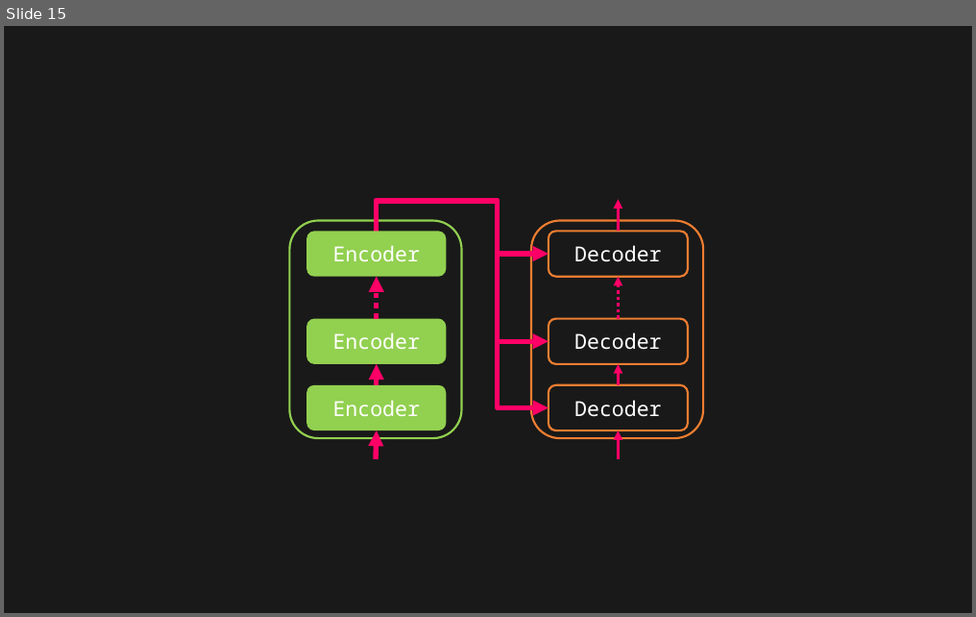
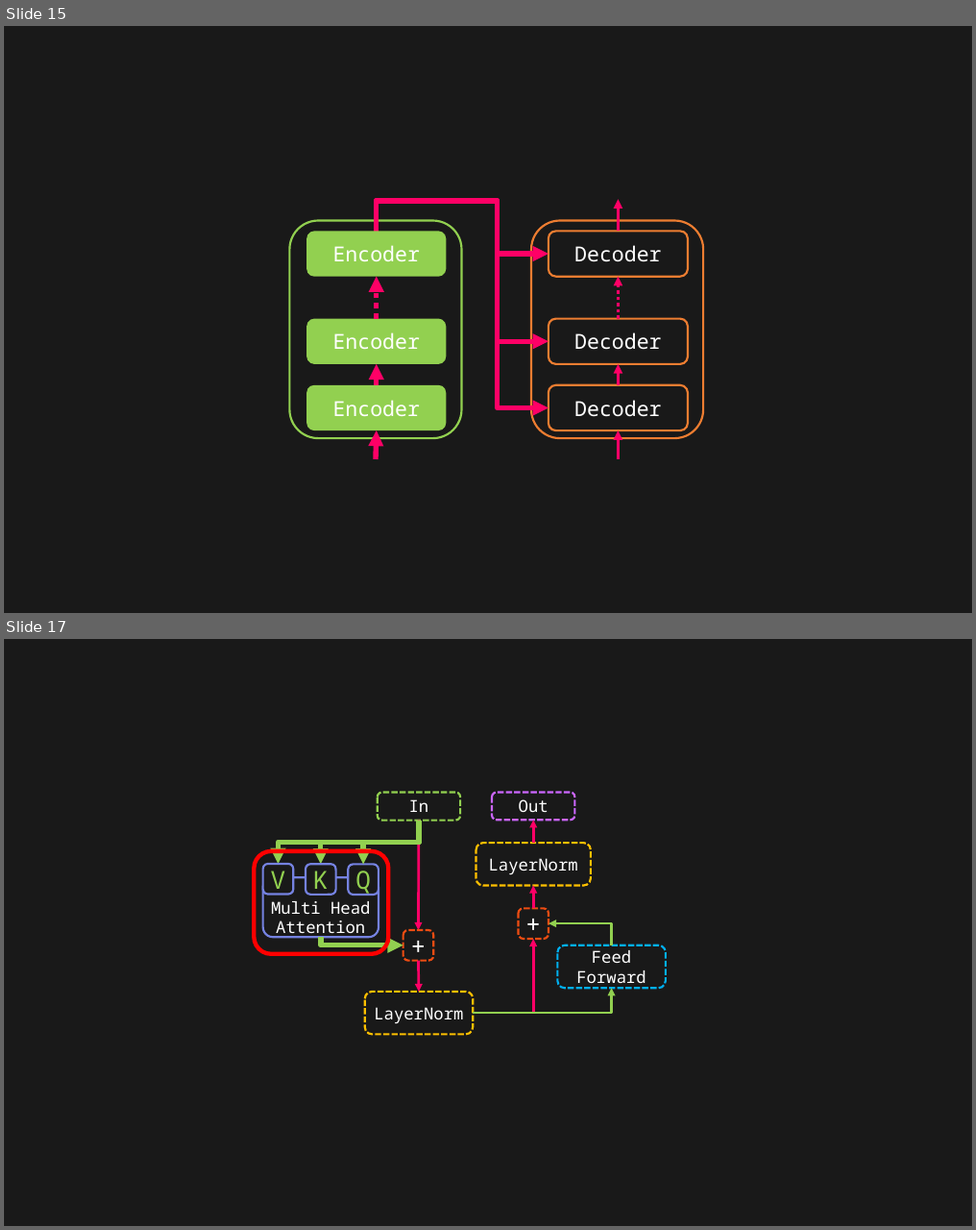
Before and after one commit to toonnyy8/PPT, a slide deck: Attention-is-all-you-need/image.pptx. Shown one above the other, each under a label of ours: slide 15 before the commit, slides 15 and 17 after it; the slides between them are not shown. The pictures are 976x617 and 976x1230 pixels, drawn with LibreOffice and Linux fonts; fonts in the diff are those of the drawing. Boxes give left, top, right and bottom in pixels: in the first picture for what was removed or moved away, otherwise in the second. Text is boxed around its words. In the diff, an @@ line names an element or a change of style, - is before the commit and + after.

```diff
--- a/Attention-is-all-you-need/image.pptx
+++ b/Attention-is-all-you-need/image.pptx
@@ slide 17 added at (4, 639, 972, 1226), background #191919 @@
@@ rounded rectangle added at (377, 792, 460, 820), outline #92D050 4 pt dashed, 32 pt, text #FFFFFF @@
+In
@@ rounded rectangle added at (492, 792, 575, 819), outline #CC66FF 4 pt dashed, 32 pt, text #FFFFFF @@
+Out
@@ elbow arrow added from (419, 820) to (279, 864), #92D050 10 pt @@
@@ elbow arrow added from (419, 820) to (321, 864), #92D050 10 pt @@
@@ elbow arrow added from (419, 820) to (363, 864), #92D050 10 pt @@
@@ arrow added from (419, 820) to (418, 930), #FF0066 5 pt @@
@@ arrow added from (533, 843) to (533, 819), #FF0066 5 pt @@
@@ rounded rectangle added at (254, 851, 388, 954), outline #FF0000 8 pt @@
@@ rounded rectangle added at (263, 864, 293, 894), fill #191919, outline #7582E1 4 pt, 48 pt, text #92D050 @@
+V
@@ rounded rectangle added at (305, 864, 336, 894), fill #191919, outline #7582E1 4 pt, 48 pt, text #92D050 @@
+K
@@ rounded rectangle added at (349, 864, 378, 894), fill #191919, outline #7582E1 4 pt, 48 pt, text #92D050 @@
+Q
@@ rounded rectangle added at (476, 843, 591, 886), outline #FFC000 4 pt dashed, 32 pt, text #FFFFFF @@
+LayerNorm
@@ rounded rectangle added at (263, 877, 378, 937), outline #7582E1 4 pt, 32 pt, text #FFFFFF @@
+Multi Head Attention
@@ arrow added from (533, 909) to (533, 885), #FF0066 5 pt @@
@@ rounded rectangle added at (518, 909, 548, 939), outline #EE4C12 4 pt dashed, 48 pt, text #FFFFFF @@
++
@@ elbow arrow added from (612, 945) to (548, 923), #92D050 5 pt @@
@@ elbow arrow added from (321, 937) to (403, 945), #92D050 10 pt @@
@@ rounded rectangle added at (403, 930, 433, 961), outline #EE4C12 4 pt dashed, 48 pt, text #FFFFFF @@
++
@@ elbow arrow added from (472, 1012) to (533, 939), #FF0066 5 pt @@
@@ rounded rectangle added at (558, 945, 665, 988), outline #00B0F0 4 pt dashed, 32 pt, text #FFFFFF @@
+Feed Forward
@@ arrow added from (418, 961) to (419, 991), #FF0066 5 pt @@
@@ rounded rectangle added at (365, 991, 472, 1035), outline #FFC000 4 pt dashed, 32 pt, text #FFFFFF @@
+LayerNorm
@@ elbow arrow added from (472, 1012) to (612, 987), #92D050 5 pt @@
```
Also in this commit, not shown: 2 slides changed, 2 other slides added, 6 other files.
